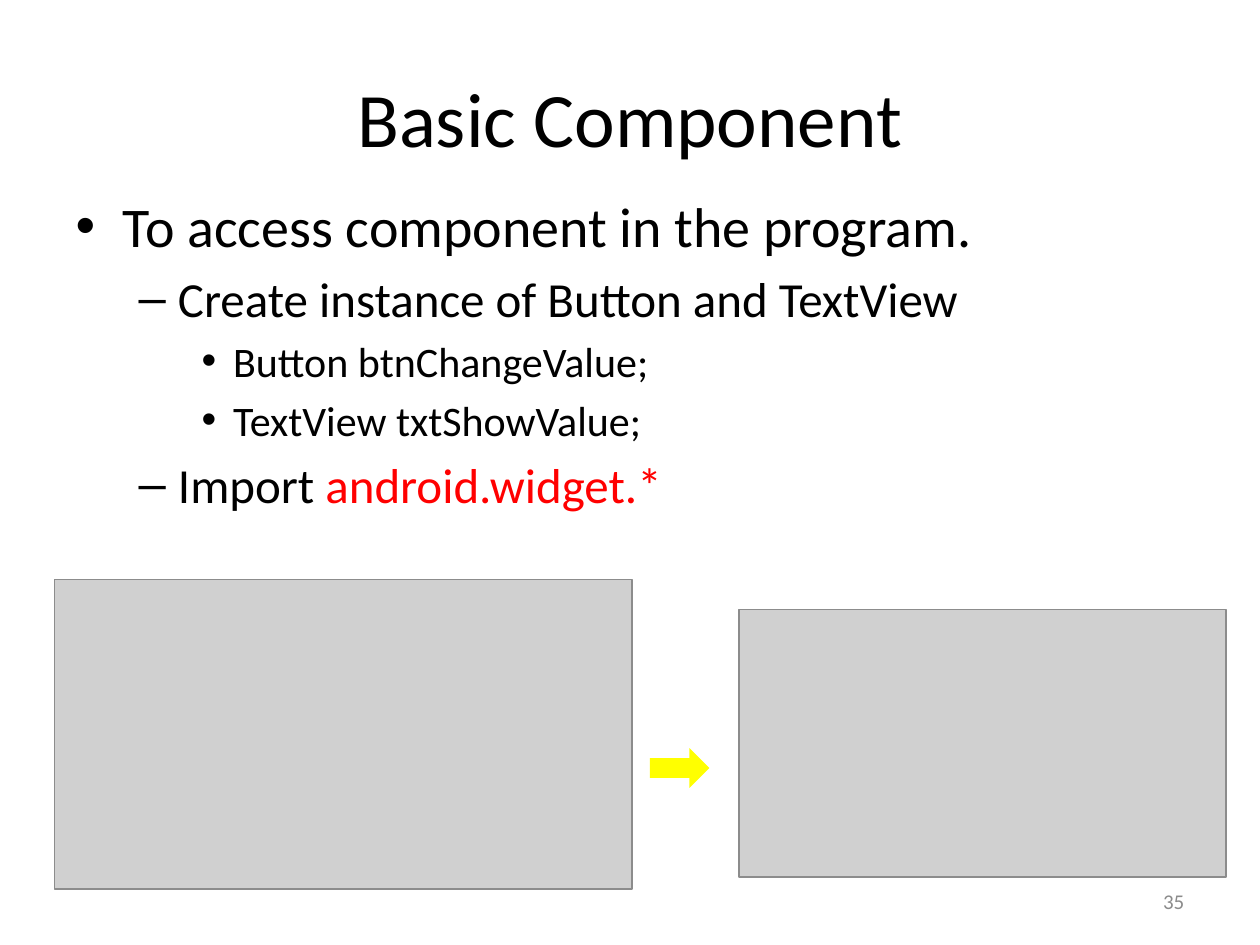
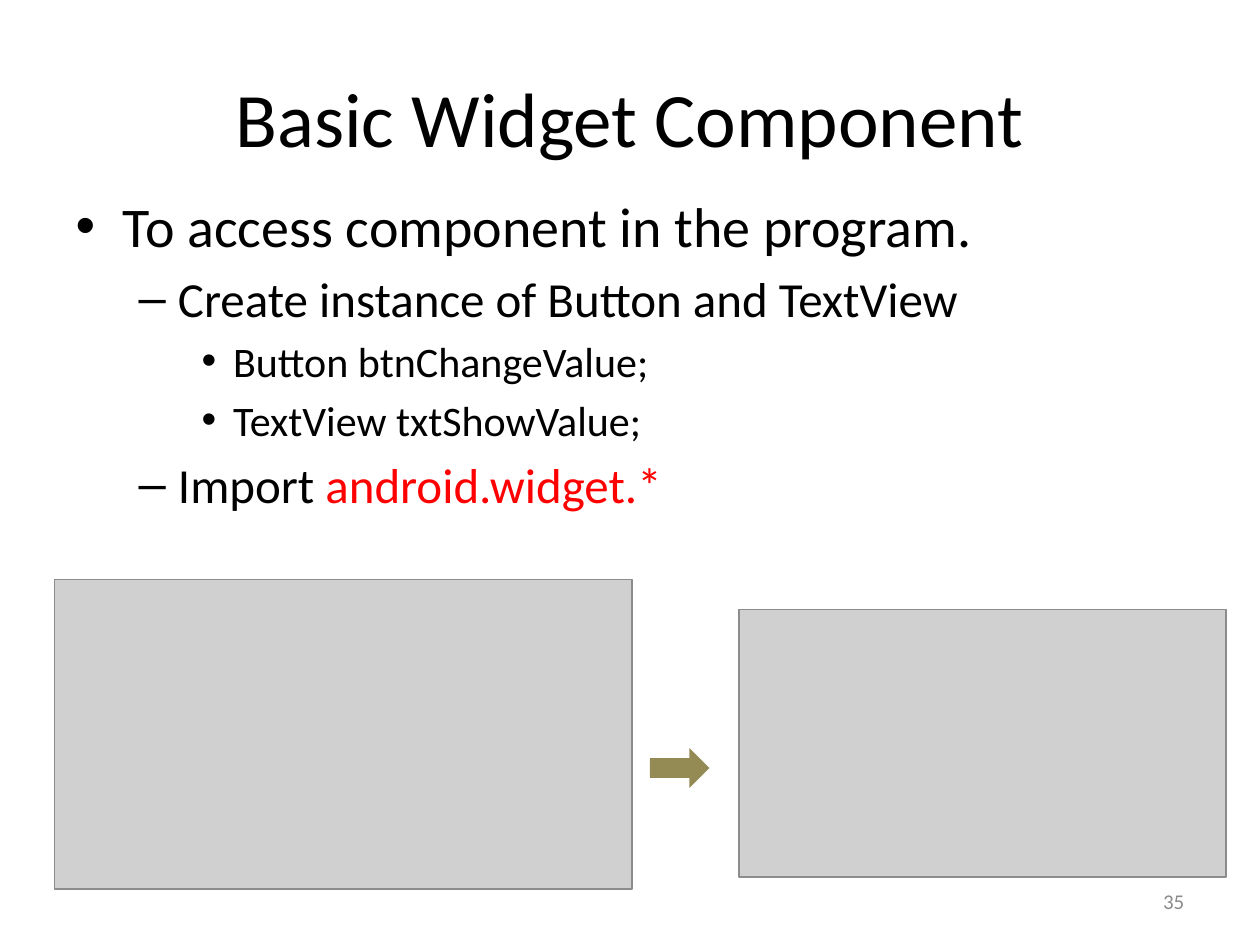
Before and after one commit to hs9021401/FIT_Android, a slide deck: slide 35 of The introduction of Android.pptx. Drawn at 1260x945 pixels with LibreOffice and Linux fonts; fonts in the diff are those of the drawing; grey boxes stand for pictures. Boxes give left, top, right and bottom in pixels: in the first picture for what was removed or moved away, otherwise in the second. Text is boxed around its words. In the diff, an @@ line names an element or a change of style, - is before the commit and + after.

```diff
--- a/The introduction of Android.pptx
+++ b/The introduction of Android.pptx
@@ title at <box>235,93,1023,161</box>: text changed @@
-Basic Component
+Basic Widget Component
@@ right arrow at <box>650,748,709,788</box>: fill #FFFF00 to #948A54 @@
```
Also in this commit, not shown: 16 other slides changed, 3 slides added, 2 other files.
